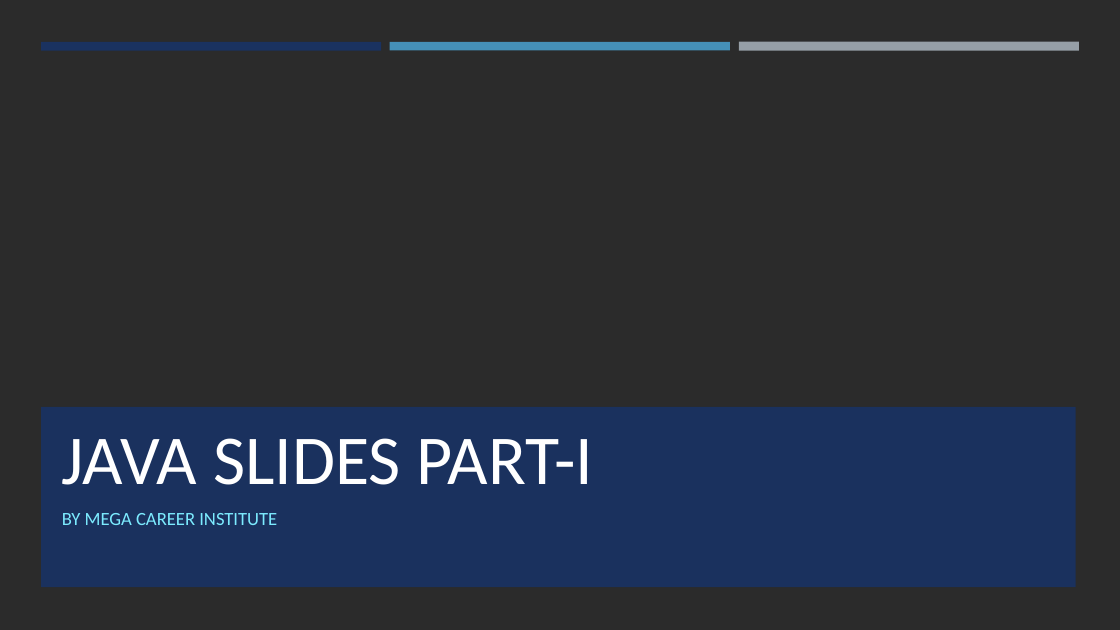
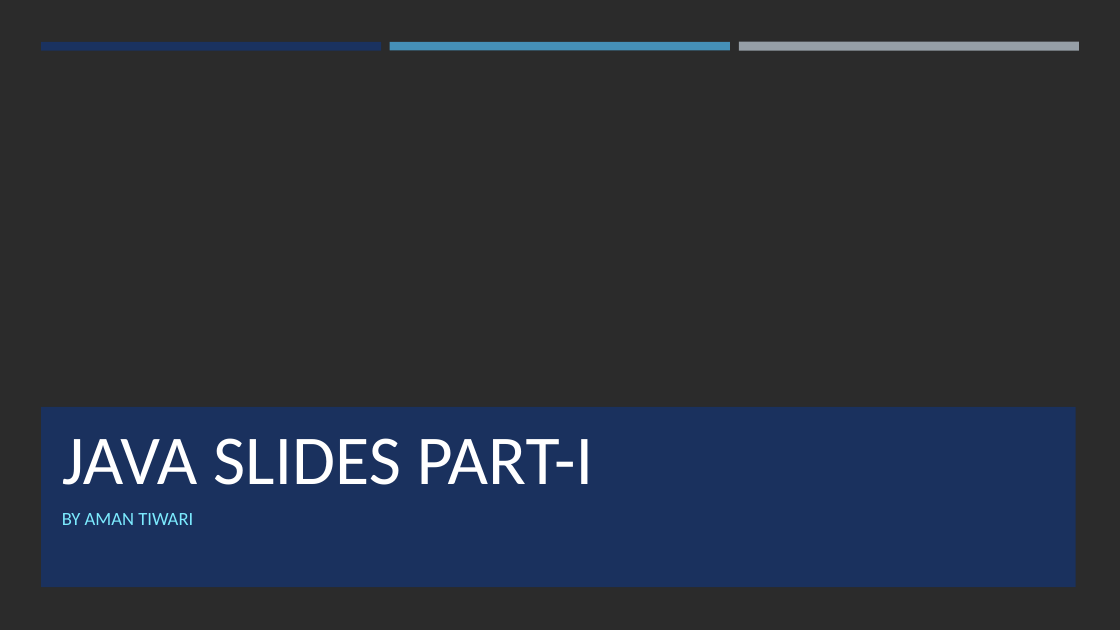
Before and after one commit to amantiwari8861/javaV1, a slide deck: slide 1 of javaSlides/Java Slides part 1.pptx. Drawn at 1120x630 pixels with LibreOffice and Linux fonts; fonts in the diff are those of the drawing; background and template pictures are left out; a plain dark background stands for a picture behind light text. Boxes give left, top, right and bottom in pixels: in the first picture for what was removed or moved away, otherwise in the second. Text is boxed around its words. In the diff, an @@ line names an element or a change of style, - is before the commit and + after.

Commit message:
java basics intro

```diff
--- a/javaSlides/Java Slides part 1.pptx
+++ b/javaSlides/Java Slides part 1.pptx
@@ subtitle at bbox=[62, 513, 193, 525]: text changed @@
-BY MEGA CAREER INSTITUTE
+BY AMAN TIWARI
```
Also in this commit, not shown: 5 other files.
